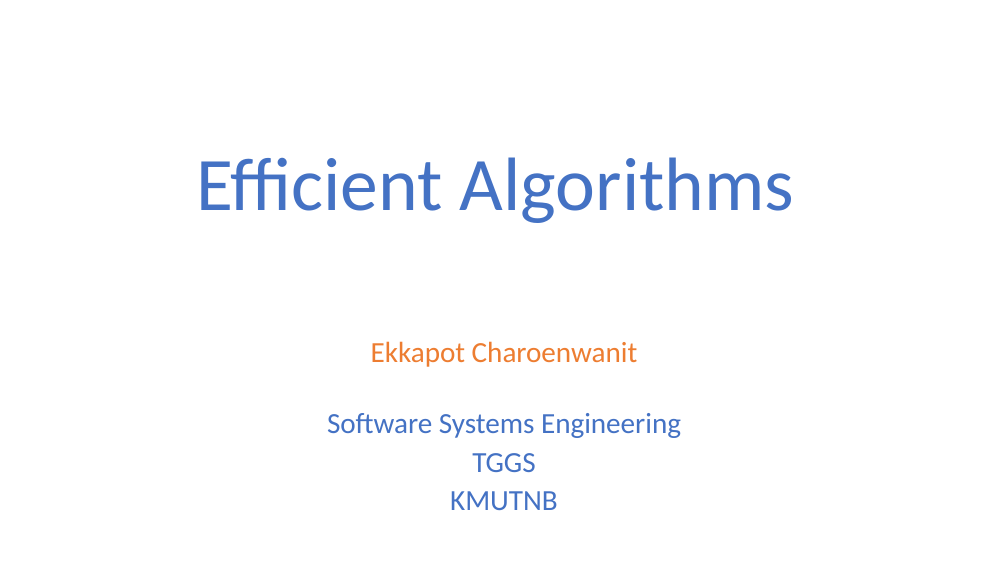
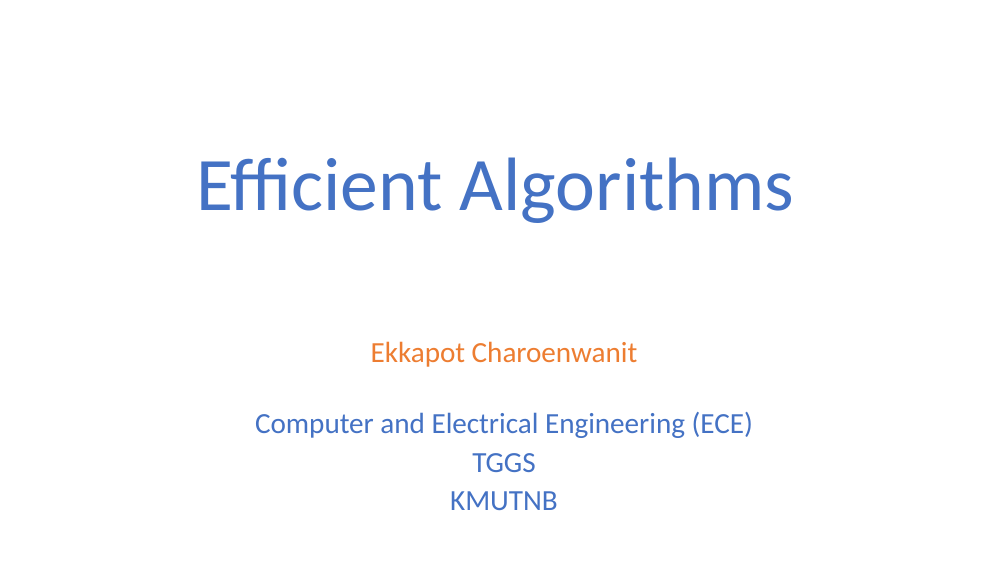
Before and after one commit to ekkapotc/EA2021, a slide deck: slide 1 of Slides/Lecture 8.pptx. Drawn at 1008x567 pixels with LibreOffice and Linux fonts; fonts in the diff are those of the drawing. Boxes give left, top, right and bottom in pixels: in the first picture for what was removed or moved away, otherwise in the second. Text is boxed around its words. In the diff, an @@ line names an element or a change of style, - is before the commit and + after.

Commit message:
lecture 8

```diff
--- a/Slides/Lecture 8.pptx
+++ b/Slides/Lecture 8.pptx
@@ subtitle at [255, 412, 753, 438]: text changed @@
-Software Systems Engineering
+Computer and Electrical Engineering (ECE)
```
Also in this commit, not shown: 1 other file.
